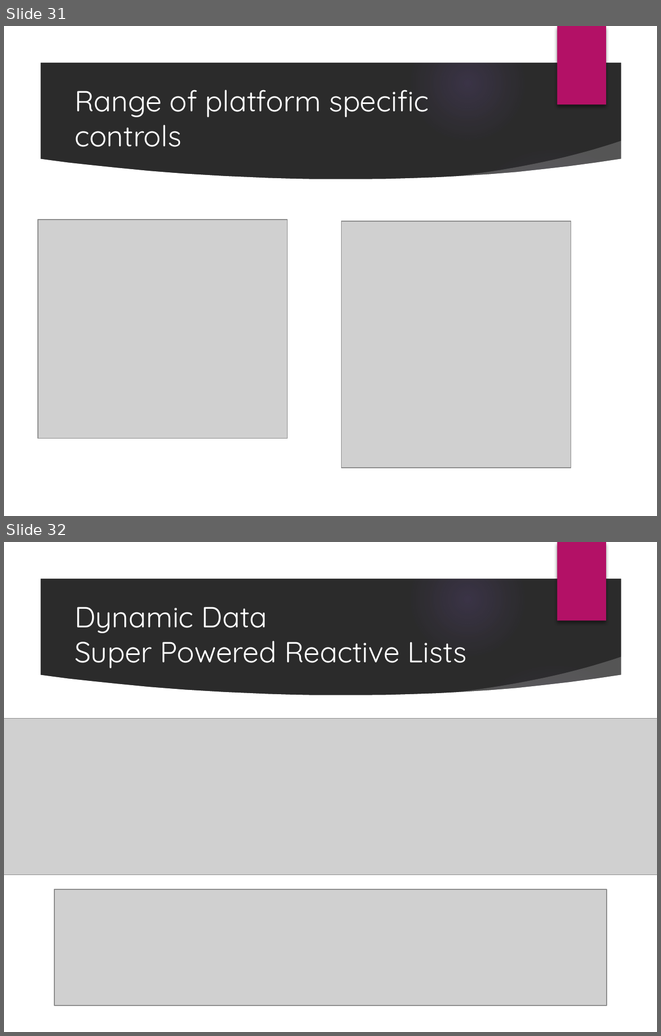
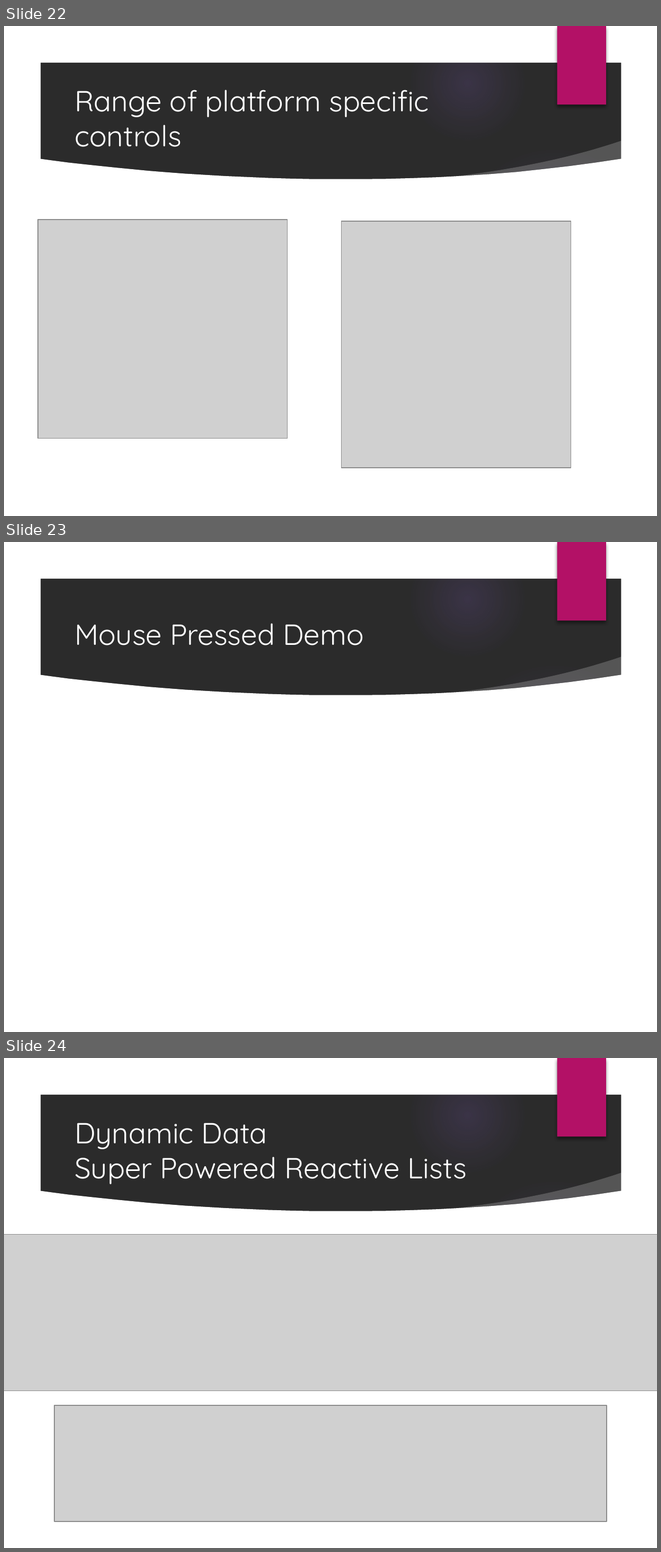
Before and after one commit to PureWeen/DevDays_20171116, a slide deck: DenverDevDays20171116.pptx. Shown one above the other, each under a label of ours: slides 31 and 32 before the commit, slides 22, 23 and 24 after it. The pictures are 661x1036 and 661x1552 pixels, drawn with LibreOffice and Linux fonts; fonts in the diff are those of the drawing; grey boxes stand for pictures; background and template pictures are left out; a plain dark background stands for a picture behind light text. Boxes give left, top, right and bottom in pixels: in the first picture for what was removed or moved away, otherwise in the second. Text is boxed around its words. In the diff, an @@ line names an element or a change of style, - is before the commit and + after.

```diff
--- a/DenverDevDays20171116.pptx
+++ b/DenverDevDays20171116.pptx
@@ slide 23 added at box(4, 542, 657, 1032), background picture (left out); not listed: 9 template elements that a slide beside it also shows @@
@@ title added at box(74, 623, 364, 645), 24 pt, text #FFFFFF @@
+Mouse Pressed Demo
@@ what was slide 31 is now slide 22 @@
@@ what was slide 32 is now slide 24 @@
```
Also in this commit, not shown: 10 slides changed, 2 other slides added, 10 slides removed, 3 other files.
